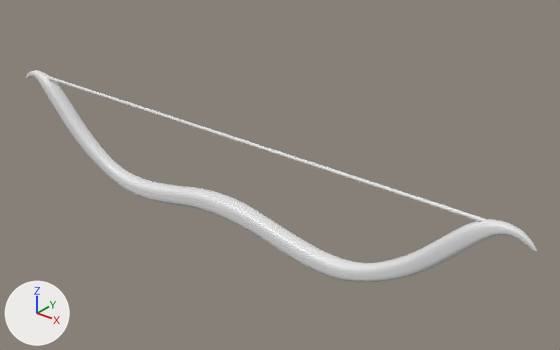
The Blender file Blender/Bow&Arrow/Model/bow.blend as it was, and as the next commit left it.
Camera for both pictures: a 50 mm camera at (0.663, -0.69, 3.059) aimed at (0.069, 0.052, 2.598). Every picture has the same lights, and +X, +Y and +Z are marked at lower left.

Objects in the first picture: 'Bow'.
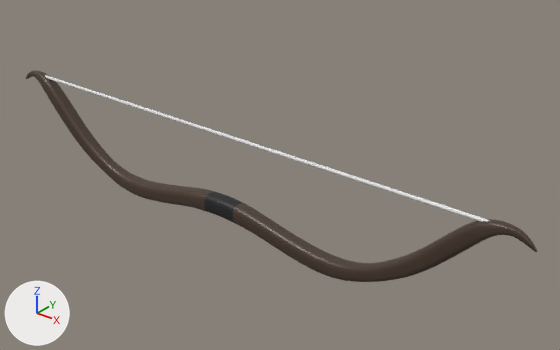
Boxes (x1, y1, x2, y2) around the edits, measured in the pictures (560 x 350 px):
part 1 of me_cylinder, recoloured (white to brown)
    both: (26, 70, 537, 282)
part 2 of me_cylinder, recoloured (white to black)
    both: (204, 192, 243, 223)

Edits to the bpy script that builds the scene:
```text
Add mat_bow_brown:
    mat_bow_brown = principled_material('Bow_brown')
    mat_bow_brown.base_color = (0.0666, 0.0409, 0.0262)  # brown #49392d
    mat_bow_brown.roughness = 0.4
Add mat_bow_black:
    mat_bow_black = principled_material('Bow_black')
    mat_bow_black.base_color = (0.014, 0.014, 0.014)  # black #1f1f1f
Add mat_bow_white:
    mat_bow_white = principled_material('Bow_white')
    mat_bow_white.base_color = (0.8, 0.8, 0.8)  # white #e7e7e7
Change me_cylinder:
    where me_cylinder.from_pydata(...)  # 3586 vertices, 3554 faces; spans x -2.1..60.7, y -5.5..5.5, z -1.1..1.1
    used by ob_bow; location = (0.0073, 0.0, 2.6601); rotation_euler = (0.0, 1.571, 0.0), in degrees (0, 90, 0); scale = (0.00239, 0.00239, -0.393)
    me_cylinder part 1: 3256 of the faces centred in x -2.1..60.6, y -5.5..5.5, z -1.1..1.1 switch from mat_material (white #e7e7e7) to mat_bow_brown (brown #49392d)
    me_cylinder part 2: 264 of the faces centred in x 39.0..51.3, y -5.5..5.5, z -0.1..0.0 switch from mat_material (white #e7e7e7) to mat_bow_black (black #1f1f1f)
    add me_cylinder.materials.append(mat_bow_white)  # white #e7e7e7
```
